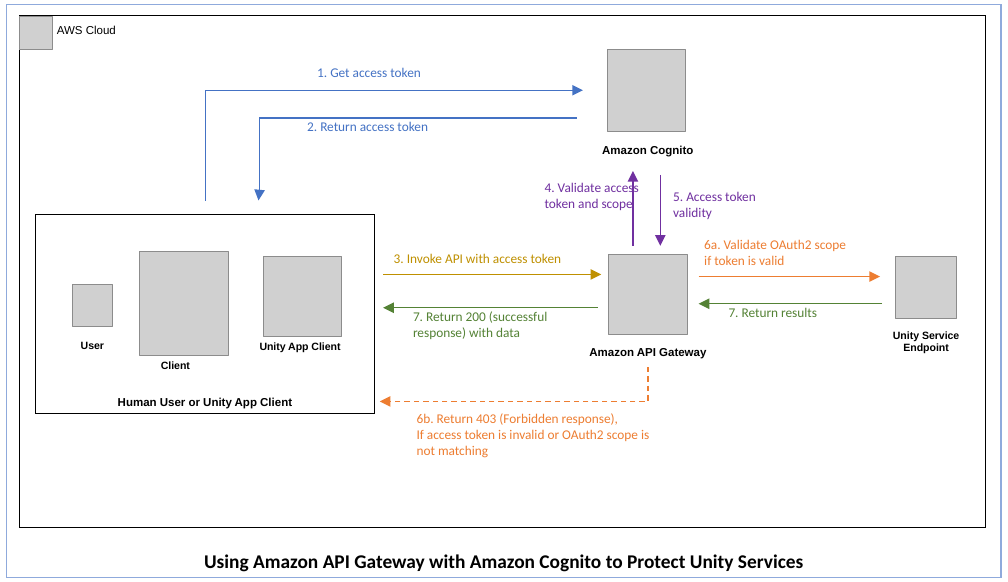
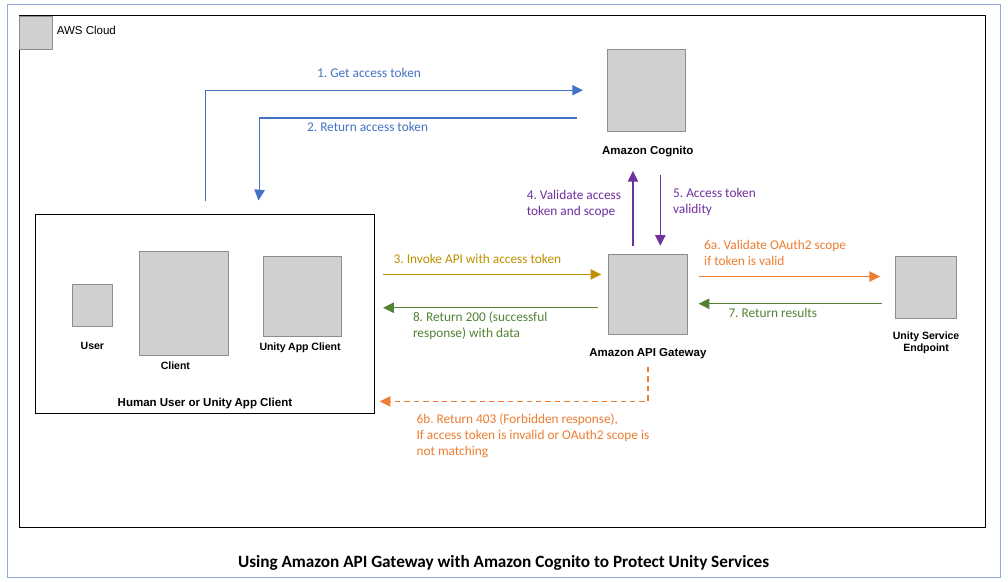
Before and after one commit to yunks128/unity-cs-security, a slide deck: slide 3 of images/security-drawings.pptx. Drawn at 1008x582 pixels with LibreOffice and Linux fonts; fonts in the diff are those of the drawing; grey boxes stand for pictures. Boxes give left, top, right and bottom in pixels: in the first picture for what was removed or moved away, otherwise in the second. Text is boxed around its words. In the diff, an @@ line names an element or a change of style, - is before the commit and + after.

Commit message:
Update images of Unity security guidelines document
Refer to the task unity-sds/unity-cs#36

```diff
--- a/images/security-drawings.pptx
+++ b/images/security-drawings.pptx
@@ text "4. Validate access token and ...": place and size @@
-text "4. Validate access token and ..." at <box>545,181,639,212</box>
+text "4. Validate access token and ..." at <box>527,189,621,217</box>
@@ text "5. Access token validity": place and size @@
-text "5. Access token validity" at <box>673,192,756,219</box>
+text "5. Access token validity" at <box>673,188,756,215</box>
@@ text at <box>413,311,547,323</box>: text changed @@
-7. Return 200 (successful
+8. Return 200 (successful
@@ text "Using Amazon API Gateway with ..." at <box>238,555,769,570</box>: size 18 to 16 pt @@
```
Also in this commit, not shown: 2 other slides changed, 3 other files.
